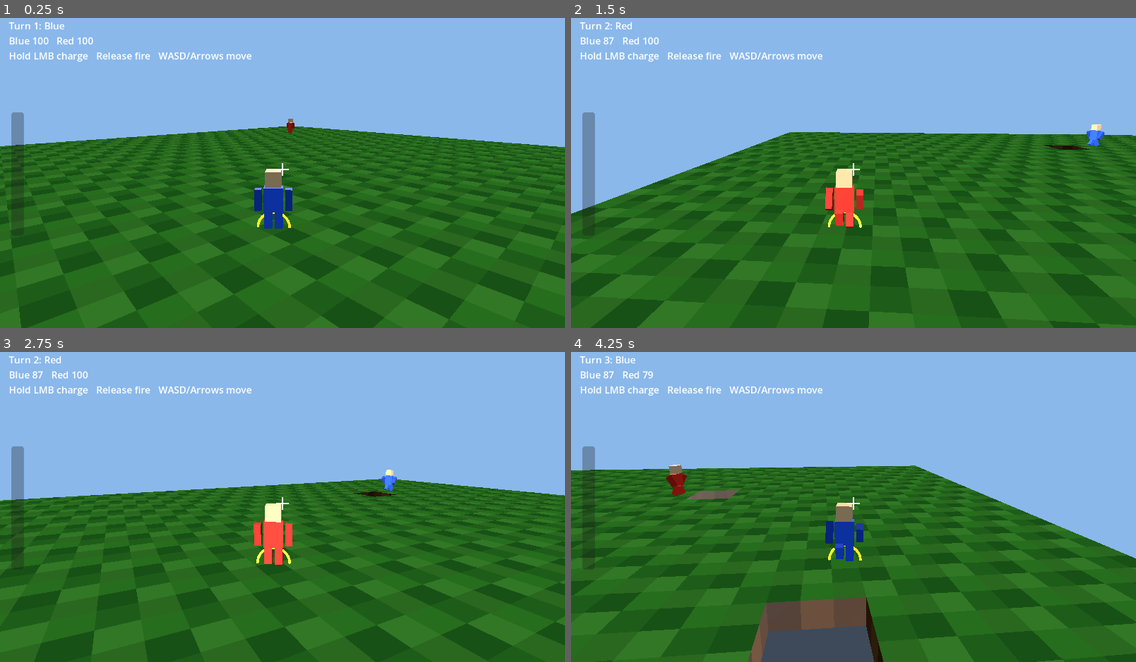
Above: before the commit, frames 1-4 (two rows, left to right).
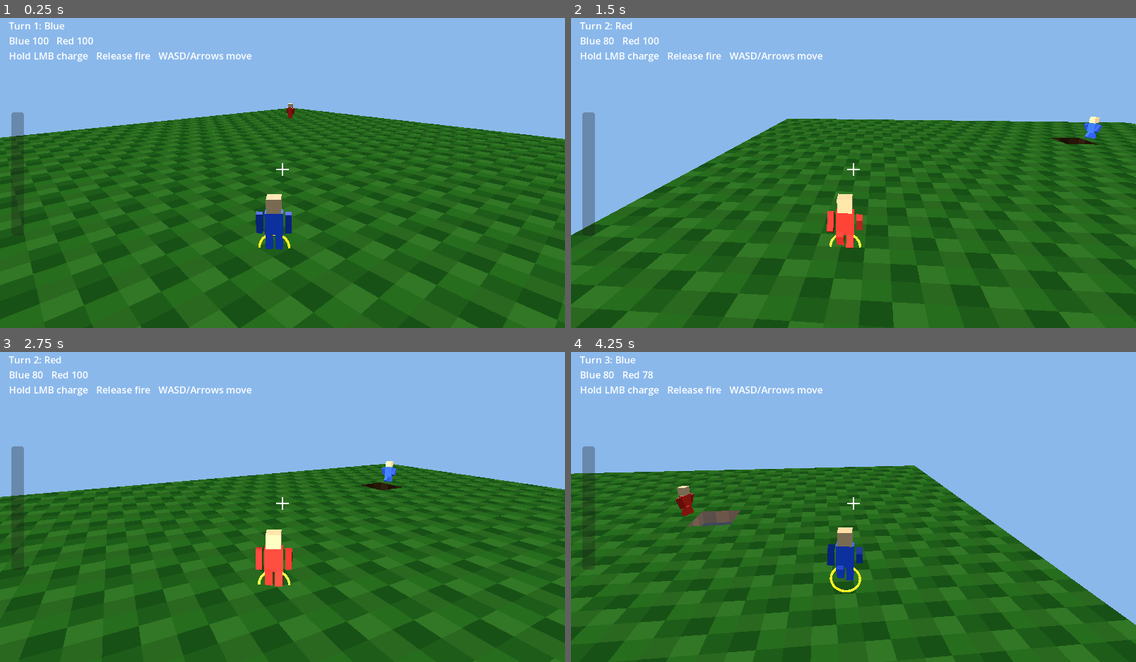
Above: after the commit, the same moments.

Repository: rtcoder/TerraBlast
Game: Godot game, scene res://scenes/debug/VoxelDebug.tscn
Same seed, same stepped clock (60 frames per second), same inputs: the game is played once before the commit and once after it.
Inputs (mouse positions are in pixels of both pictures, inside the frame that each line leads up to):
- Up to frame 1 (0.25 s): no input
- Up to frame 2 (1.5 s): tap Enter at 0.5 s; move the mouse to (881, 166) at 0.52 s; hold W from 0.53 s (still down); click (881, 166) at 0.67 s; tap Space at 0.77 s; move the mouse to (825, 169) at 1.27 s
- Up to frame 3 (2.75 s): keep holding W; tap Space at 1.52 s; move the mouse to (293, 497) at 2.02 s
- Up to frame 4 (4.25 s): keep holding W; move the mouse to (847, 507) at 2.77 s; click (847, 507) at 2.92 s; tap Space at 3.02, 3.77 s; move the mouse to (893, 507) at 3.52 s

The runs differ from the first frame. In frame 1, 22% of the frame differs, in the area x 0-100%, y 27-100%; in frame 2, 18%; in frame 3, 14%; in frame 4, 21%.

Commit message:
Refine debug camera: adjust pitch, height, and add validation for proper player visibility

Diff:
--- a/game/scripts/client/debug/voxel_debug.gd
+++ b/game/scripts/client/debug/voxel_debug.gd
@@ -12,9 +12,9 @@
 @onready var power_bar: ProgressBar = $Hud/PowerBar
 
 var orbit_yaw := -0.7
-var camera_pitch := -0.22
+var camera_pitch := -0.32
 var camera_distance := 11.0
-var camera_height := 2.3
+var camera_height := 3.4
 var camera_side_offset := 0.8
 var move_speed := 8.0
 var jump_speed := 8.5
--- a/game/tests/integration/debug_scene_smoke.gd
+++ b/game/tests/integration/debug_scene_smoke.gd
@@ -54,6 +54,10 @@
 	var camera_distance: float = camera.global_position.distance_to(active_player.position)
 	if camera_distance > 24.0:
 		push_error("Debug camera is too far from the active player for third-person view")
+		quit(1)
+		return
+	if camera.global_position.y < active_player.position.y + 5.0:
+		push_error("Debug camera should be high enough to see over the player head")
 		quit(1)
 		return
 
